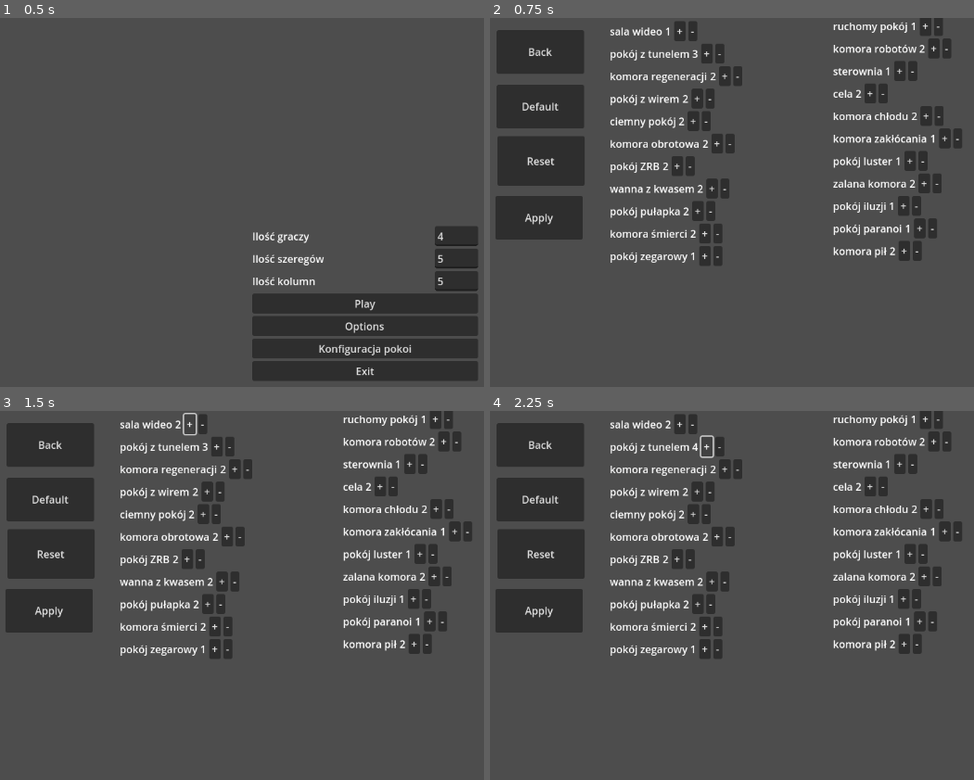
Above: before the commit, frames 1-4 (two rows, left to right).
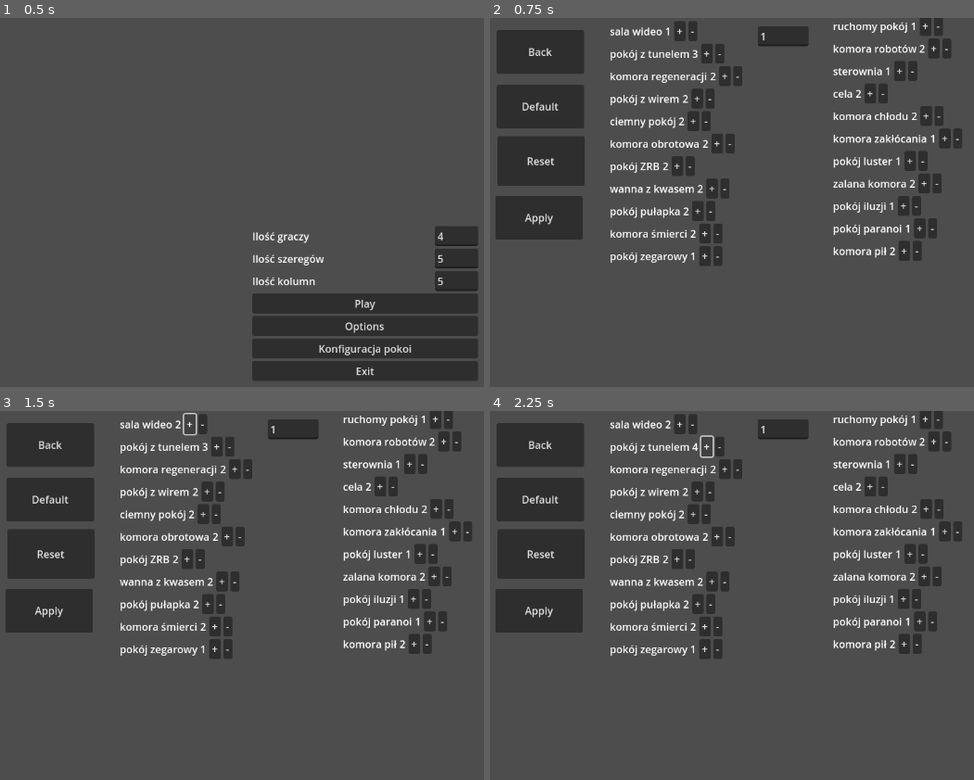
Above: after the commit, the same moments.

Repository: super12pl/strona25
Game: Godot game, scene res://scenes/Menu.tscn
The game is run twice, just before and just after one commit, with the same random seed, the same clock (stepped at 60 frames per second) and the same inputs.
Inputs:
- Up to frame 1 (0.5 s): no input
- Up to frame 2 (0.75 s): click "Konfiguracja pokoi" at 0.5 s
- Up to frame 3 (1.5 s): click "+" at 1.25 s
- Up to frame 4 (2.25 s): click "+" at 2 s

Frame 1 is identical in both runs. In frame 2, 0.5% of the frame differs, in the area x 55-66%, y 2-8%; in frame 3, 0.5%; in frame 4, 0.5%.

Commit message:
input po ile pokoi dodaje klijk

Diff:
--- a/code/rooms.gd
+++ b/code/rooms.gd
@@ -8,6 +8,7 @@
 
 @onready var Vbox = $Table
 @onready var Vbox2 = $Table2
+@onready var Step = $Step
 
 func _ready():
 	if !reloaded:
@@ -48,8 +49,9 @@
 			removeBtn.pressed.connect(self._remove.bind(room, send))
 
 func _add(name, send):
-	rooms.append(name)
-	send.text = str(int(send.text)+1)
+	for i in range(0,int(Step.text)):
+		rooms.append(name)
+		send.text = str(int(send.text)+1)
 
 func _remove(name, send):
 	if name in rooms:
--- a/scenes/rooms.tscn
+++ b/scenes/rooms.tscn
@@ -62,6 +62,14 @@
 
 "
 
+[node name="Step" type="LineEdit" parent="."]
+layout_mode = 2
+offset_left = 425.0
+offset_top = 13.0
+offset_right = 504.0
+offset_bottom = 44.0
+text = "1"
+
 [connection signal="pressed" from="Back" to="." method="_on_back_pressed"]
 [connection signal="pressed" from="Default" to="." method="_on_default_pressed"]
 [connection signal="pressed" from="Apply" to="." method="_on_apply_pressed"]
